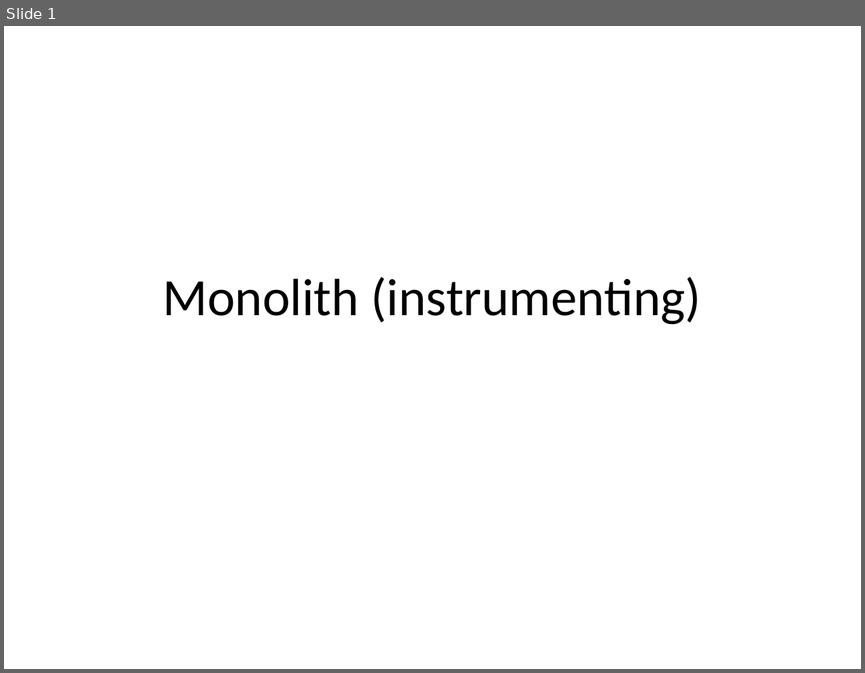
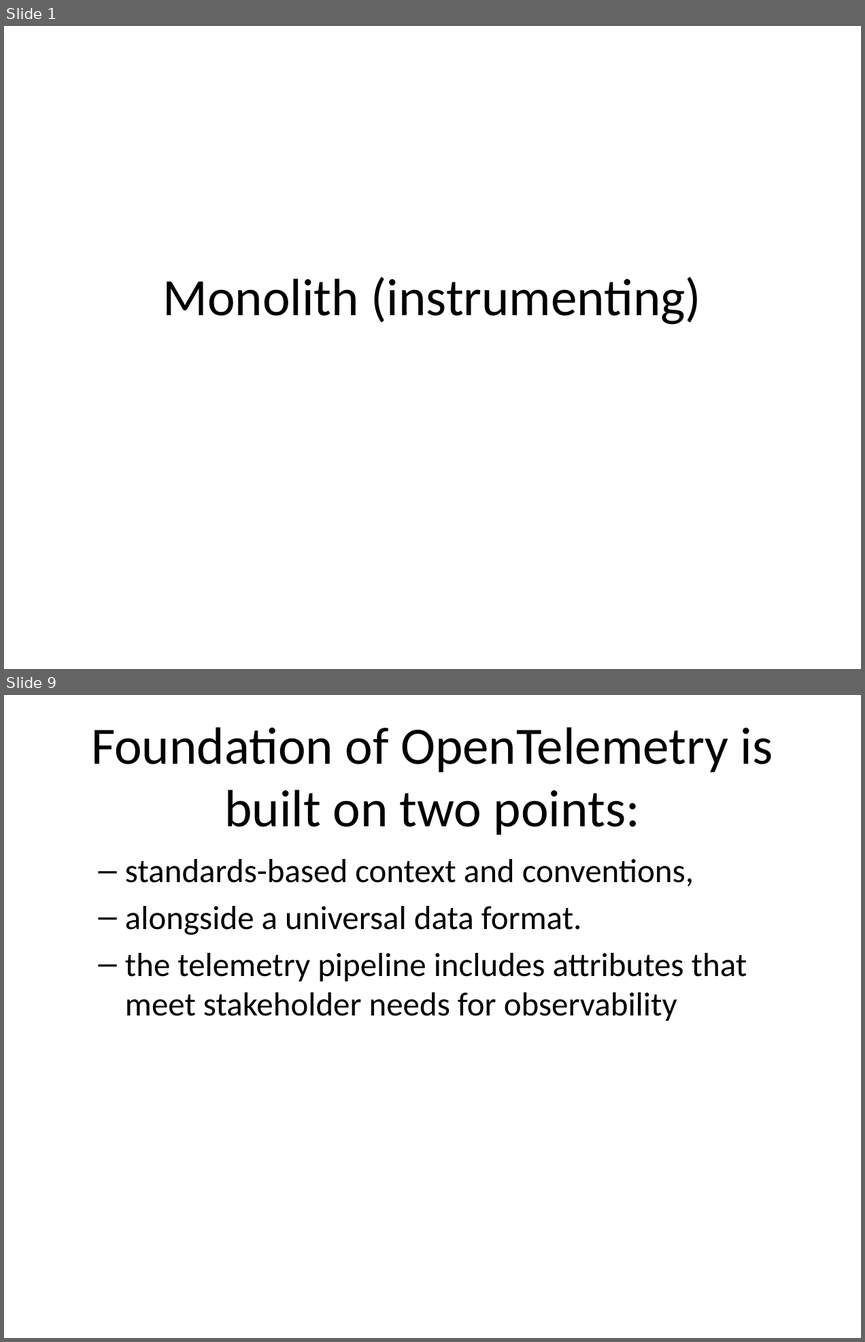
Before and after one commit to rhildred/INFO8985, a slide deck: monolith_instrumenting/slides.pptx. Shown one above the other, each under a label of ours: slide 1 before the commit, slides 1 and 9 after it; the slides between them are not shown. The pictures are 865x673 and 865x1342 pixels, drawn with LibreOffice and Linux fonts; fonts in the diff are those of the drawing. Boxes give left, top, right and bottom in pixels: in the first picture for what was removed or moved away, otherwise in the second. Text is boxed around its words. In the diff, an @@ line names an element or a change of style, - is before the commit and + after.

```diff
--- a/monolith_instrumenting/slides.pptx
+++ b/monolith_instrumenting/slides.pptx
@@ slide 9 added at (4, 695, 861, 1338), background #FFFFFF @@
@@ title added at (91, 727, 773, 835), 44 pt, text #000000 @@
+Foundation of OpenTelemetry is built on two points:
@@ text added at (125, 859, 747, 1021), 28 pt, text #000000 @@
+  – standards-based context and conventions,
+  – alongside a universal data format.
+  – the telemetry pipeline includes attributes that meet stakeholder needs for observability
```
Also in this commit, not shown: 1 slide changed, 8 other slides added, 13 other files.
